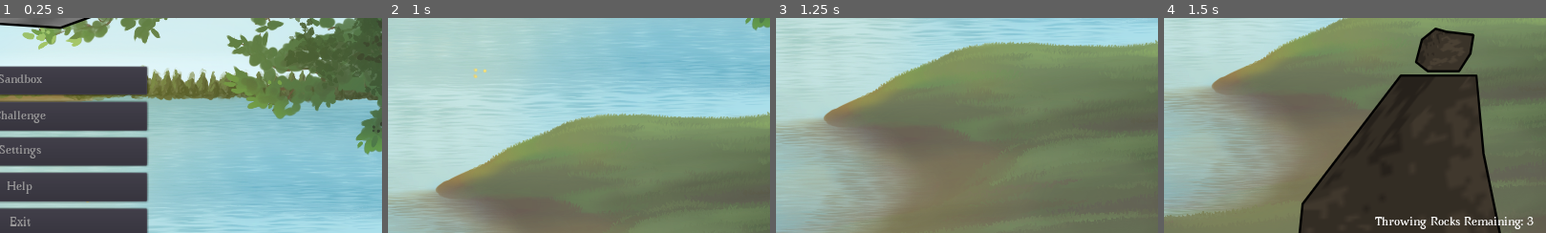
Above: before the commit, frames 1-4 (left to right).
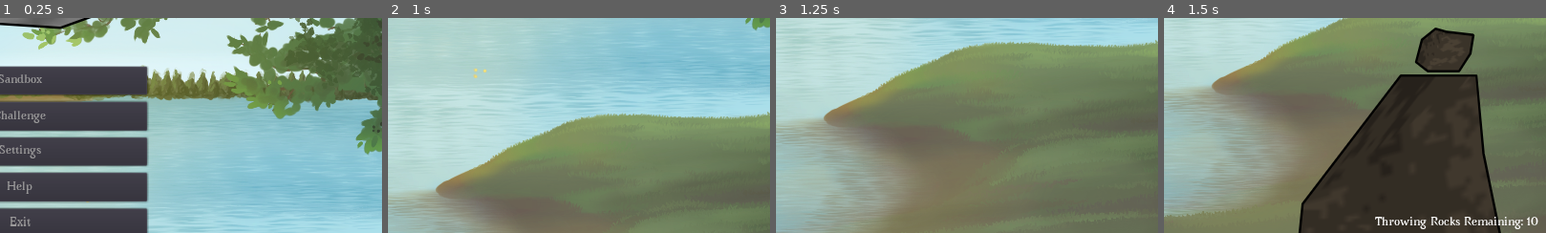
Above: after the commit, the same moments.

Repository: ebrahimebrahim/knock-the-rock
Game: Godot game, scene res://MenuScreen.tscn
Same seed, same stepped clock (60 frames per second), same inputs: the game is played once before the commit and once after it.
Inputs (mouse positions are % of the whole screen's width and height, from its top left):
- Up to frame 1 (0.25 s): no input
- Up to frame 2 (1 s): click "Challenge" at 0.5 s
- Up to frame 3 (1.25 s): no input
- Up to frame 4 (1.5 s): move the mouse to (72, 45) at 1.27 s; press the mouse at (72, 45) at 1.28 s
The pictures show only the part of the screen within x 47-97%, y 44-94%; the shares and areas given below are measured in that part.

Frames 1-3 are identical in both runs. In frame 4, less than 0.1% of the frame differs, in the area x 95-98%, y 92-97%.

Commit message:
remove obstructing rocks before spawning new target
fixes #1

Diff:
--- a/ktr/GameChallenge.gd
+++ b/ktr/GameChallenge.gd
@@ -5,7 +5,7 @@
 var target_rock : Rock
 var target_rock_has_been_touched : bool
 
-const total_rocks_given : int = 3
+const total_rocks_given : int = 10
 var throwing_rocks = [] # list of Rocks that can be thrown-- some items in list will have been deleted at times
 var throwzone_rocks = [] # list of Rocks in ThrowZone
 var throwing_rocks_remaining : int = total_rocks_given
@@ -87,6 +87,13 @@
 
 
 func place_new_target_rock():
+	var obstructors : Array = beuld_top_obstructors()
+	if not obstructors.empty():
+		show_message(Strings.removing_obstructions(),$DelayTillSpawnTarget.wait_time)
+		for rock in obstructors:
+			rock.schwoop_delete()
+		$DelayTillSpawnTarget.start()
+		return
 	target_rock = Rock.new()
 	add_child(target_rock)
 	target_rock.position += beuld_topmid-target_rock.global_transform.xform(target_rock.center_of_mass())+Vector2(0,-20-target_rock.flat_bottom())
@@ -164,7 +171,10 @@
 	$LabelsLayer/MsgCenter.hide()
 
 
-func beuld_top_obstructed() -> bool:
+# return array of rocks that are obstructing the top of the boulder
+func beuld_top_obstructors() -> Array:
+	var out = []
 	for body in beuld_top_area.get_overlapping_bodies():
-		if body is Rock and not body is Boulder: return true
-	return false
+		if body is Rock and not body is Boulder:
+			out.append(body)
+	return out
--- a/ktr/Strings.gd
+++ b/ktr/Strings.gd
@@ -45,6 +45,10 @@
 	"en" : "No picking up rocks beyond the line of pebbles!"
 }
 
+const _removing_obstructions = {
+	"en" : "Removing obstructing rocks..."
+}
+
 
 func rocks_knocked(s):
 	return _rocks_knocked[lang] + ": " + str(s)
@@ -67,3 +71,6 @@
 
 func cant_hold_past_line():
 	return _cant_hold_past_line[lang]
+
+func removing_obstructions():
+	return _removing_obstructions[lang]
